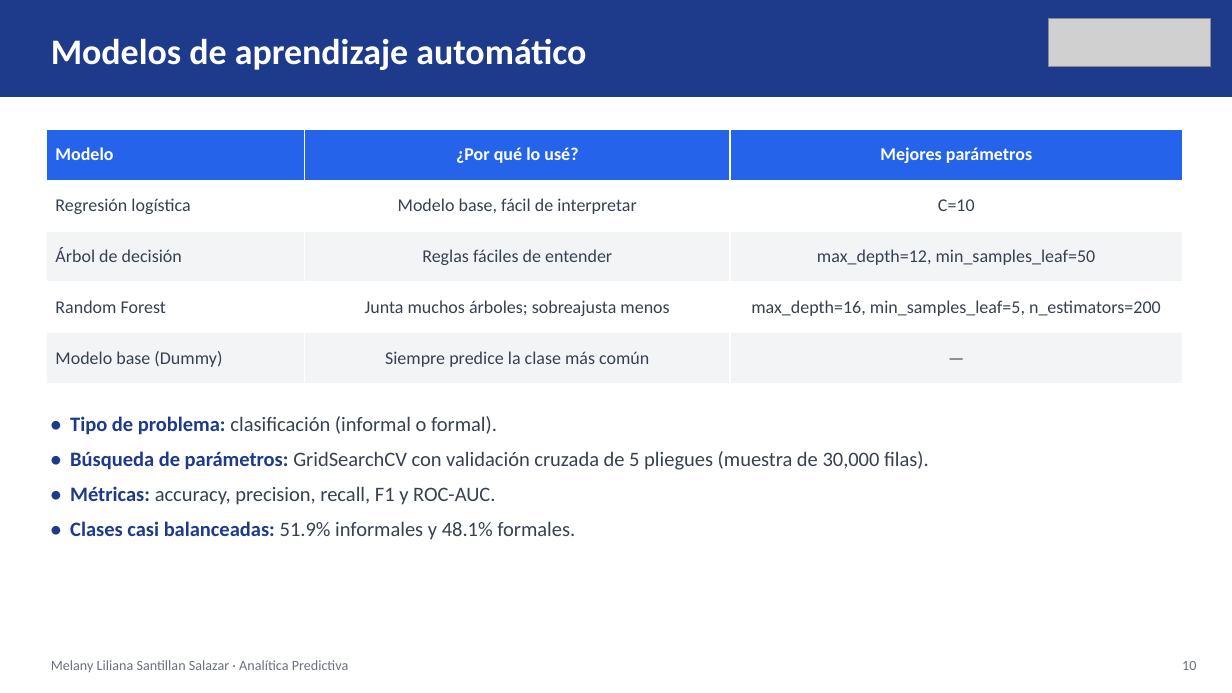
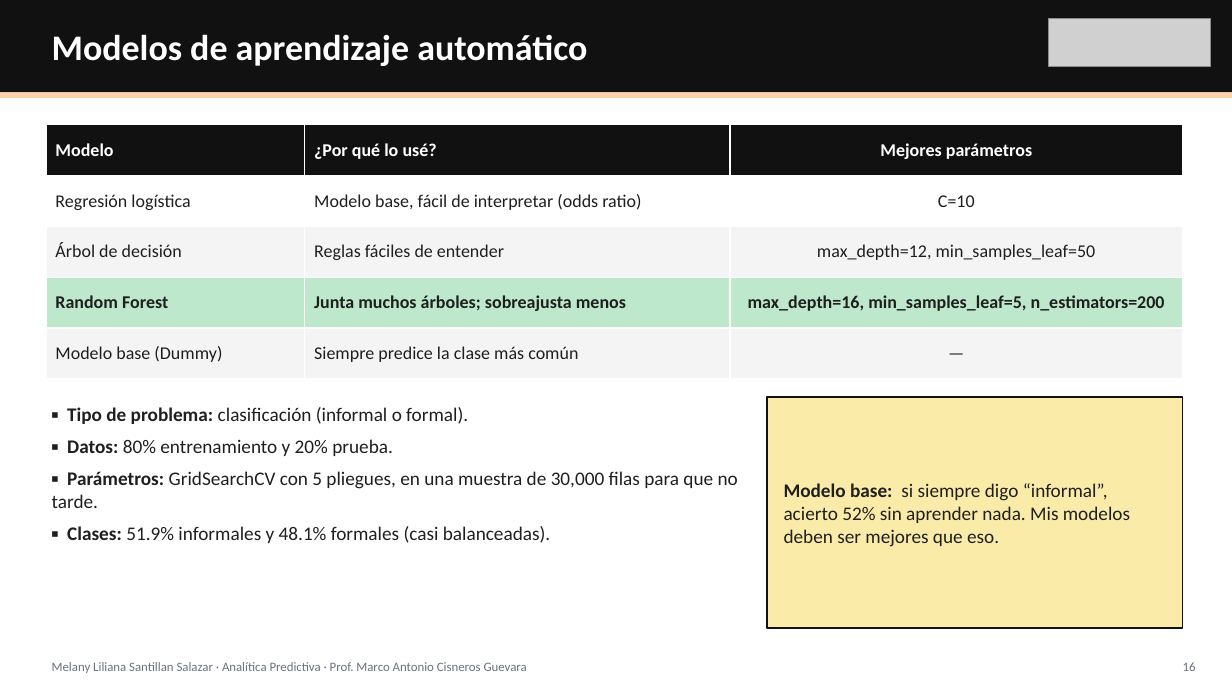
Before and after one commit to ivxnwww/Polymarket-UP-DOWN-5m, a slide deck: slide 16 of proyecto_enoe/Presentacion_Proyecto_ENOE.pptx (slide 10 before the commit). Drawn at 1232x693 pixels with LibreOffice and Linux fonts; fonts in the diff are those of the drawing; grey boxes stand for pictures. Boxes give left, top, right and bottom in pixels: in the first picture for what was removed or moved away, otherwise in the second. Text is boxed around its words. In the diff, an @@ line names an element or a change of style, - is before the commit and + after.

```diff
--- a/proyecto_enoe/Presentacion_Proyecto_ENOE.pptx
+++ b/proyecto_enoe/Presentacion_Proyecto_ENOE.pptx
@@ rectangle: place and size @@
-rectangle at [0, 0, 1232, 97]
+rectangle at [0, 0, 1232, 92]
@@ rectangle at [0, 0, 1232, 92]: fill #1E3A8A to #111111 @@
@@ text "Modelos de aprendizaje automático" at [52, 34, 587, 66]: less space between paragraphs @@
@@ rectangle added at [0, 92, 1232, 98], fill #FBD3A8 @@
@@ table at [46, 125, 1183, 379] @@
-row 2, column 2: Modelo base, fácil de interpretar
+row 2, column 2: Modelo base, fácil de interpretar (odds ratio)
@@ fill #2563EB to #111111 in row 1 @@
@@ fill #F3F4F6 to #F4F4F4 in 6 cells @@
@@ fill #FFFFFF to #BDE8CB in row 4 @@
@@ text colour #374151 to #1F1F1F in "Regresión logística", "C=10", "Árbol de decisión", "Reglas fáciles de entender" and 7 more places @@
@@ bold on in "Random Forest", "Junta muchos árboles; sobreajusta menos", "max_depth=16, min_samples_leaf=5, n_estimators=200" @@
@@ alignment centre to left @@
@@ table: place and size @@
-table at [46, 129, 1183, 384]
+table at [46, 125, 1183, 379]
@@ text at [52, 407, 738, 543]: text changed; size 16 to 15 pt; text colour #374151 to #1F1F1F @@
-• Tipo de problema: clasificación (informal o formal).
-• Búsqueda de parámetros: GridSearchCV con validación cruzada de 5 pliegues (muestra de 30,000 filas).
-• Métricas: accuracy, precision, recall, F1 y ROC-AUC.
-• Clases casi balanceadas: 51.9% informales y 48.1% formales.
+▪ Tipo de problema: clasificación (informal o formal).
+▪ Datos: 80% entrenamiento y 20% prueba.
+▪ Parámetros: GridSearchCV con 5 pliegues, en una muestra de 30,000 filas para que no tarde.
+▪ Clases: 51.9% informales y 48.1% formales (casi balanceadas).
@@ rectangle added at [767, 397, 1183, 628], fill #FBEBA8, outline #111111 1.25 pt @@
@@ text added at [784, 483, 1130, 547], 15 pt, text #1F1F1F @@
+Modelo base: si siempre digo “informal”, acierto 52% sin aprender nada. Mis modelos deben ser mejores que eso.
@@ text at [52, 662, 527, 673]: text changed; size 11 to 10 pt @@
-Melany Liliana Santillan Salazar · Analítica Predictiva
+Melany Liliana Santillan Salazar · Analítica Predictiva · Prof. Marco Antonio Cisneros Guevara
@@ text removed at [1182, 661, 1196, 670] @@
-10
@@ text added at [1183, 662, 1196, 671], 10 pt, text #6B7280 @@
+16
```
Also in this commit, not shown: 13 other slides changed, 10 slides added, 3 slides removed, 23 other files.
